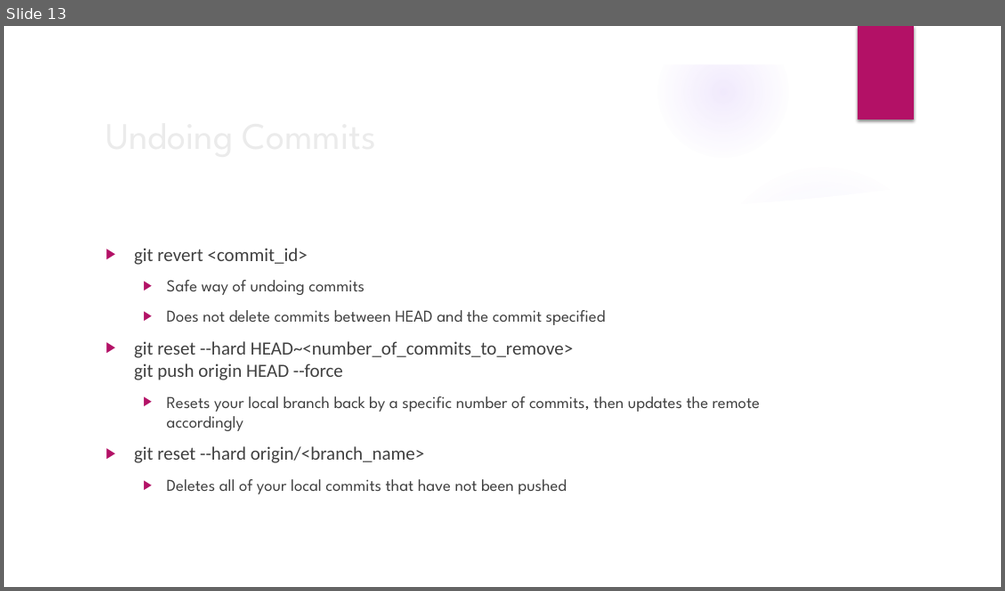
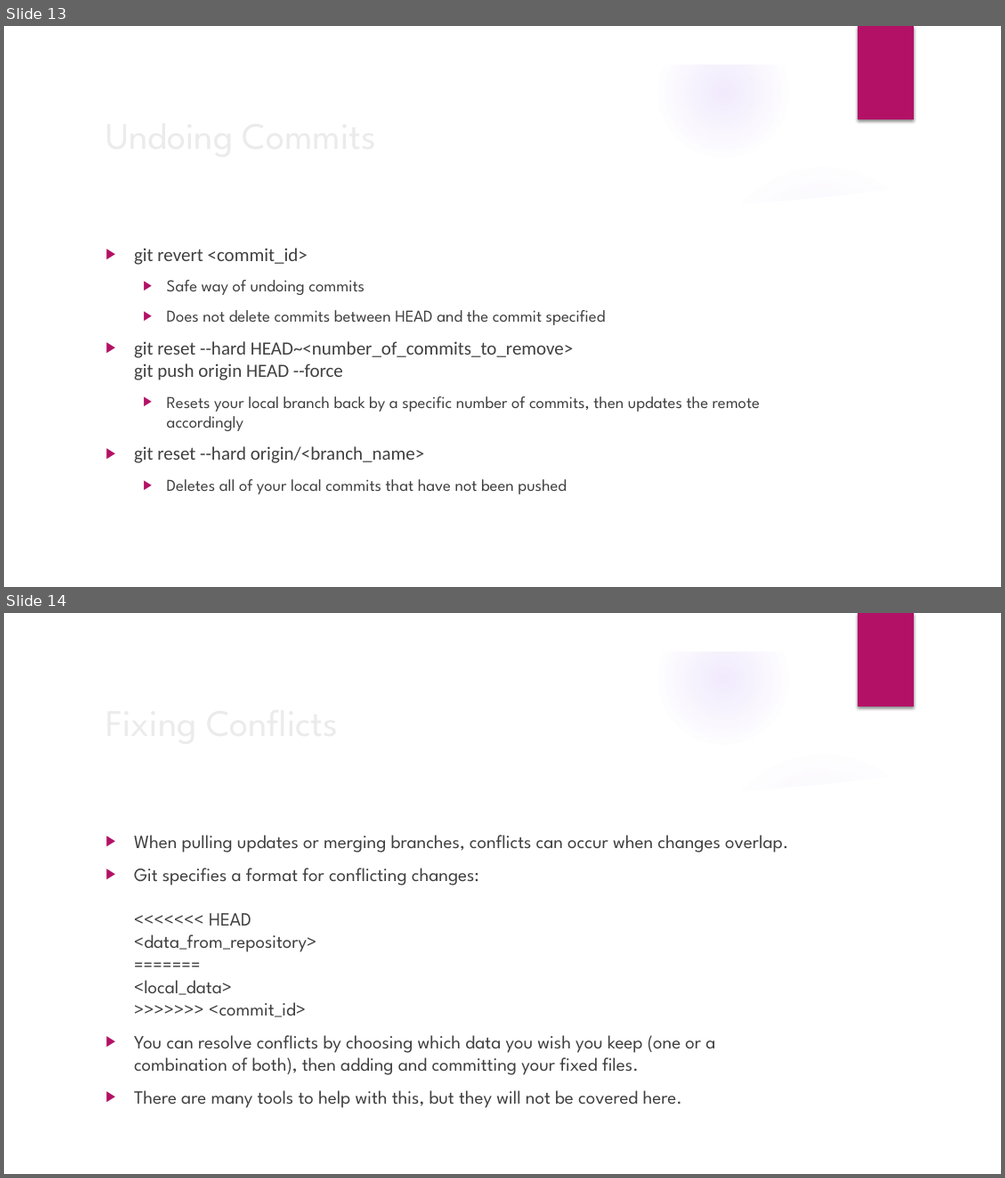
Before and after one commit to CalebBertels/SEinclass, a slide deck: Git.pptx. Shown one above the other, each under a label of ours: slide 13 before the commit, slides 13 and 14 after it. The pictures are 1005x591 and 1005x1178 pixels, drawn with LibreOffice and Linux fonts; fonts in the diff are those of the drawing; background and template pictures are left out. Boxes give left, top, right and bottom in pixels: in the first picture for what was removed or moved away, otherwise in the second. Text is boxed around its words. In the diff, an @@ line names an element or a change of style, - is before the commit and + after.

Commit message:
Updated Powerpoint

```diff
--- a/Git.pptx
+++ b/Git.pptx
@@ slide 14 added at [4,613,1001,1174], background picture (left out); not listed: 9 template elements that a slide beside it also shows @@
@@ text added at [134,835,788,1108], 18 pt, text #404040 @@
+▶ When pulling updates or merging branches, conflicts can occur when changes overlap.
+▶ Git specifies a format for conflicting changes:
+  <<<<<<< HEAD
+  <data_from_repository>
+  =======
+  <local_data>
+  >>>>>>> <commit_id>
+▶ You can resolve conflicts by choosing which data you wish you keep (one or a combination of both), then adding and committing your fixed files.
+▶ There are many tools to help with this, but they will not be covered here.
@@ title added at [469,835,532,848], 36 pt, text #EBEBEB @@
+Fixing Conflicts
```
Also in this commit, not shown: 1 other slide added.
